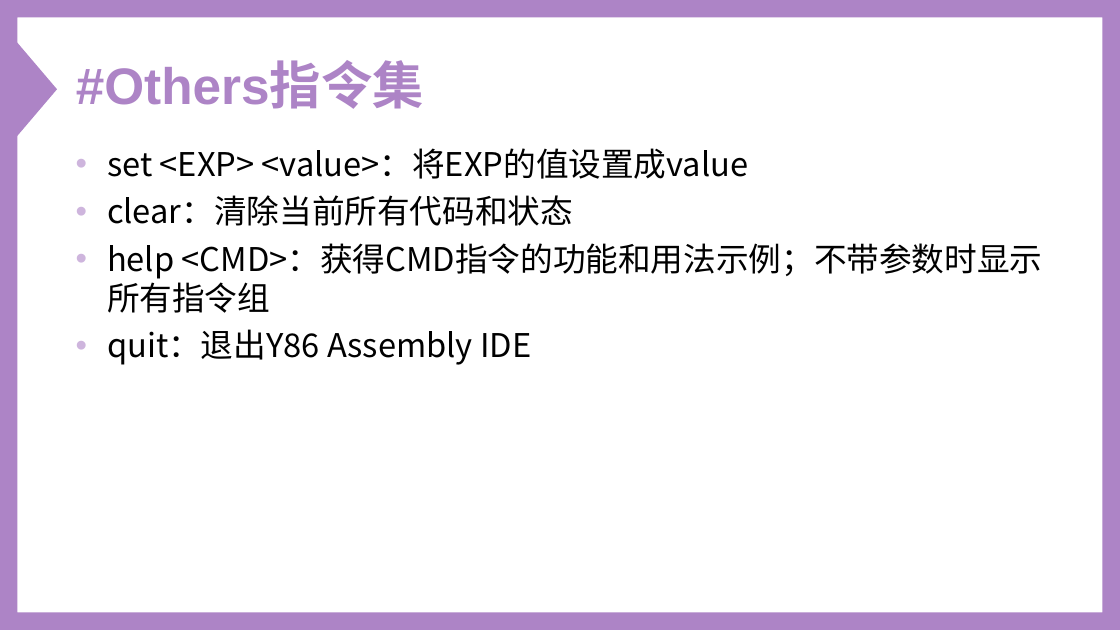
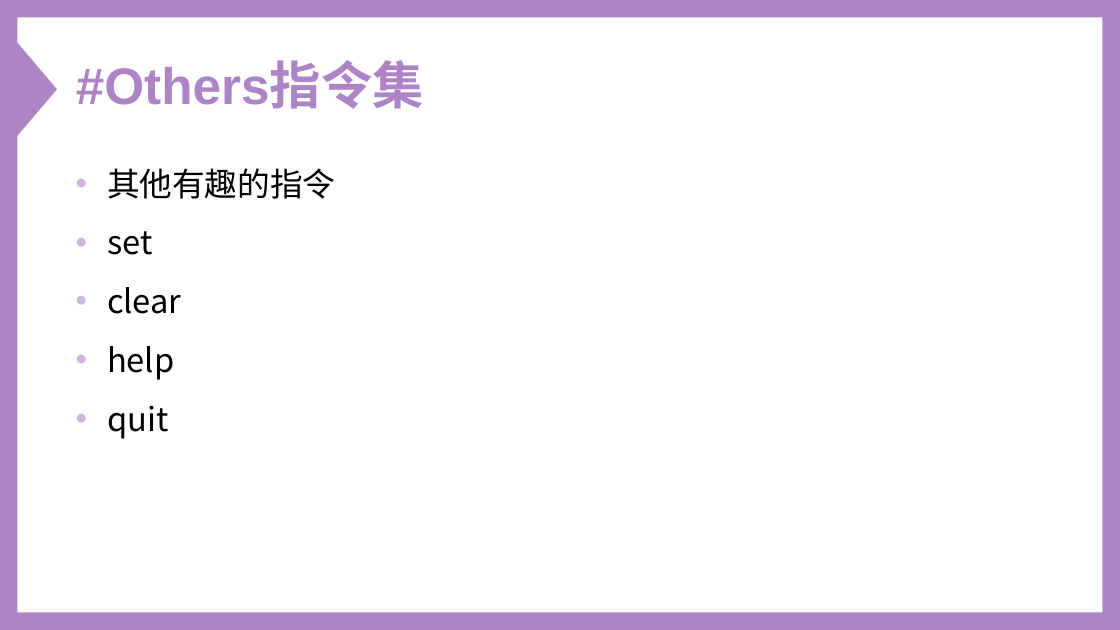
Before and after one commit to Oxer11/Y86, a slide deck: slide 13 of doc/Y-86 Simulator.ppt. Drawn at 1120x630 pixels with LibreOffice and Linux fonts; fonts in the diff are those of the drawing. Boxes give left, top, right and bottom in pixels: in the first picture for what was removed or moved away, otherwise in the second. Text is boxed around its words. In the diff, an @@ line names an element or a change of style, - is before the commit and + after.

```diff
--- a/doc/Y-86 Simulator.ppt
+++ b/doc/Y-86 Simulator.ppt
@@ freeform shape at [0, 0, 1119, 630]: outline redrawn @@
@@ text at [107, 168, 335, 439]: text changed @@
-• set <EXP> <value>：将EXP的值设置成value
-• clear：清除当前所有代码和状态
-• help <CMD>：获得CMD指令的功能和用法示例；不带参数时显示所有指令组
-• quit：退出Y86 Assembly IDE
+• 其他有趣的指令
+• set
+• clear
+• help
+• quit
```
Also in this commit, not shown: 23 other slides changed, 1 slide added, 2 slides removed, 4 other files.
